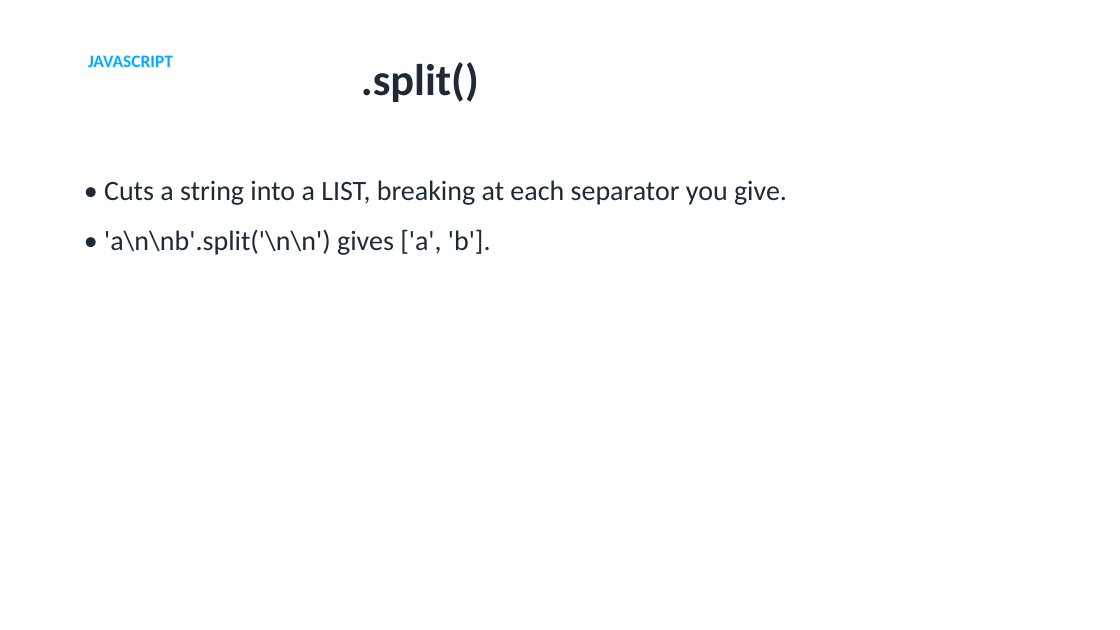
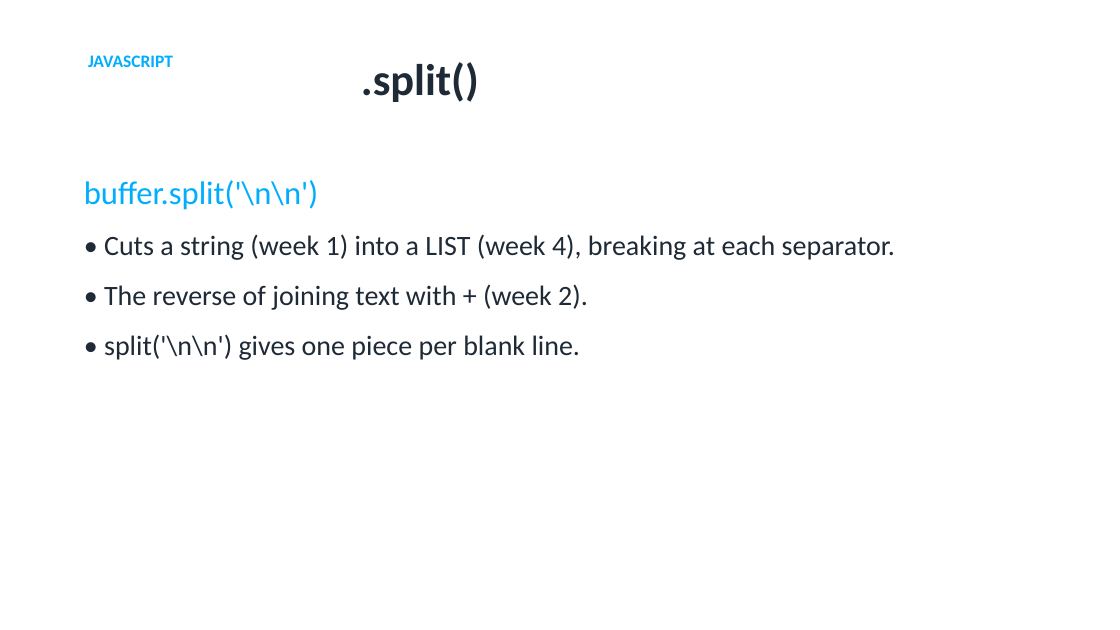
Before and after one commit to utgapps/utgapps.github.io, a slide deck: slide 21 of ai101/slides/week-10.pptx. Drawn at 1120x630 pixels with LibreOffice and Linux fonts; fonts in the diff are those of the drawing. Boxes give left, top, right and bottom in pixels: in the first picture for what was removed or moved away, otherwise in the second. Text is boxed around its words. In the diff, an @@ line names an element or a change of style, - is before the commit and + after.

```diff
--- a/ai101/slides/week-10.pptx
+++ b/ai101/slides/week-10.pptx
@@ text at [84,180,895,360]: text changed @@
-• Cuts a string into a LIST, breaking at each separator you give.
-• 'a\n\nb'.split('\n\n') gives ['a', 'b'].
+buffer.split('\n\n')
+• Cuts a string (week 1) into a LIST (week 4), breaking at each separator.
+• The reverse of joining text with + (week 2).
+• split('\n\n') gives one piece per blank line.
```
Also in this commit, not shown: 4 other slides changed, 27 other files.
